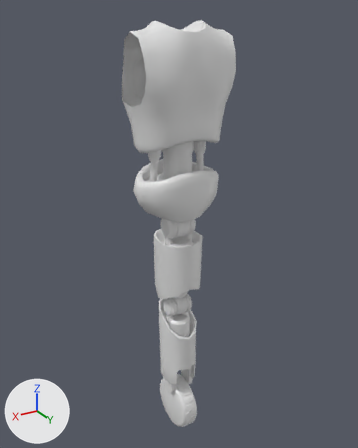
Before and after pictures for a commit that changed the Blender file Bodies/Bodies_WonderBodies/Bodies_WonderBodies_Males/Body_WonderBody_Male_Normal/Body_WonderBody_Male_Normal_TorsoMonowheel.blend.
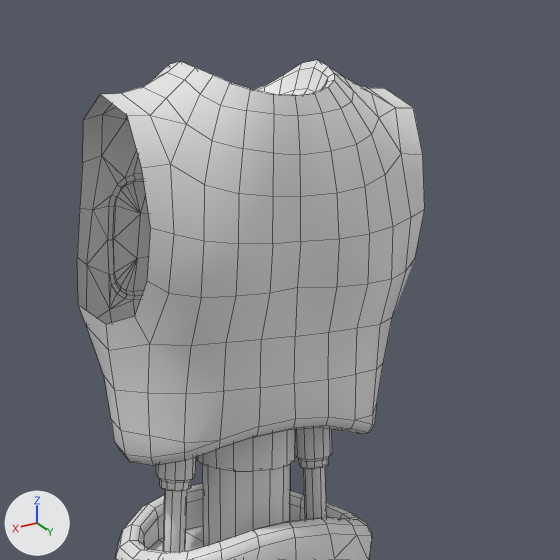
There are two pictures of each version: one whole from a camera (50 mm lens) standing at (0.856, 1.437, 1.542) and looking at (-0.027, -0.035, 0.806), one close up on the part from 27% to 78% of the width and 0% to 41% of the height. The lights are fixed; the arrows at lower left show +X, +Y and +Z. The older version's two pictures come first. The close-ups show mesh edges as thin lines.

Objects in the first close-up: 'Body_WonderBody_Male_Normal_TorsoMonowheel'.
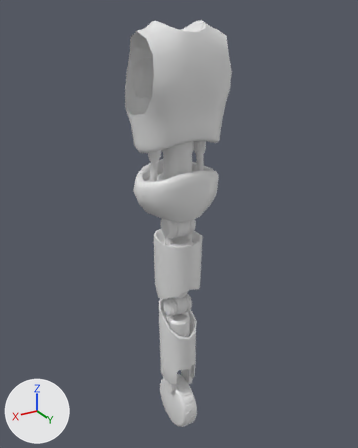
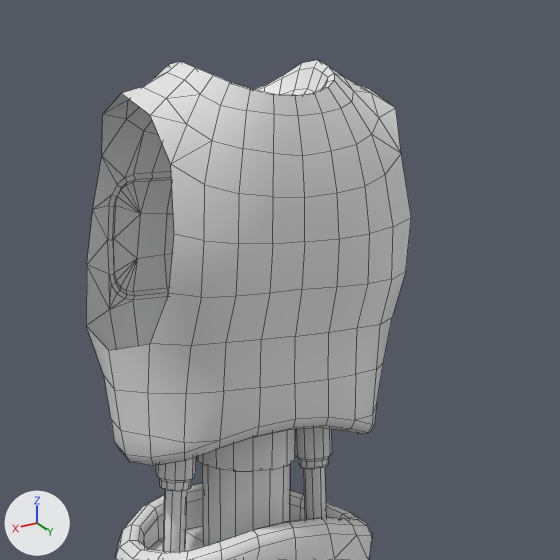
Where the newer file only moved an object's origin or applied its transform, the numbers keep the older frame.

Location of each change, (x1, y1, x2, y2) in pixels of the close-ups (560 x 560 px):
'Body_WonderBody_Male_Normal_TorsoMonowheel', reshaped
    before: (77, 60, 425, 560)
    after: (86, 60, 411, 560)
part 1 of me_body_wonderbody_male_normal_torsomonowheel, reshaped
    before: (77, 74, 339, 350)
    after: (102, 74, 339, 340)
part 2 of me_body_wonderbody_male_normal_torsomonowheel, cut back
    before: (344, 77, 425, 312)
    after: (344, 77, 401, 174)

The change in detail:
me_body_wonderbody_male_normal_torsomonowheel is used by ob_body_wonderbody_male_normal_torsomonowheel; location (0.0, 0.0, 0.0); scale (0.0981, 0.0981, 0.0981).
me_body_wonderbody_male_normal_torsomonowheel had 1874 vertices, 2014 faces and spanned x -1.81..1.81, y -1.21..1.21, z 0.75..15.45.
me_body_wonderbody_male_normal_torsomonowheel now has 1850 vertices, 1996 faces and spans x -1.74..1.74, y -1.21..1.21, z 0.75..15.45.
Part 1, on me_body_wonderbody_male_normal_torsomonowheel:
13 vertices are removed from x 1.46..1.81, y -0.71..0.97, z 12.9..15.15.
18 faces are deleted.
4 vertices move from x 0.0, y 1.04..1.1, z 13.26..14.58 to x 0.0, y 1.12..1.17, z 13.26..14.57.
1 vertex is added at (1.45, -0.45, 14.94).
9 new faces join them.
Part 2, on me_body_wonderbody_male_normal_torsomonowheel:
13 vertices are removed from x -1.81..-1.46, y -0.71..0.97, z 12.9..15.15.
18 faces are deleted.
1 vertex is added at (-1.45, -0.45, 14.94).
9 new faces join them.
